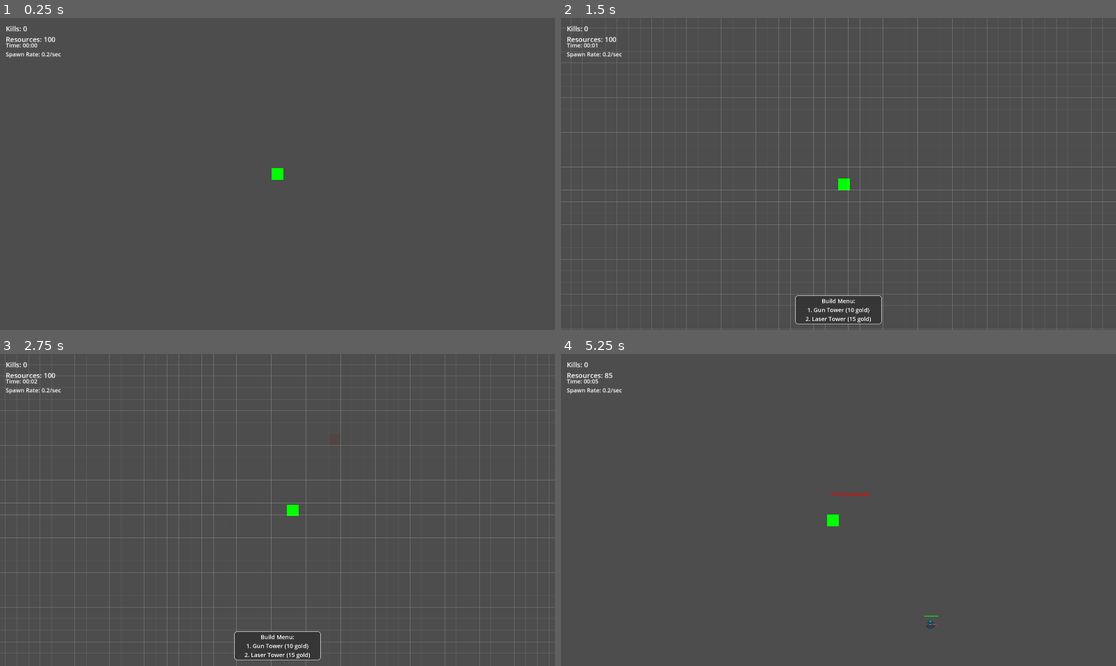
Above: before the commit, frames 1-4 (two rows, left to right).
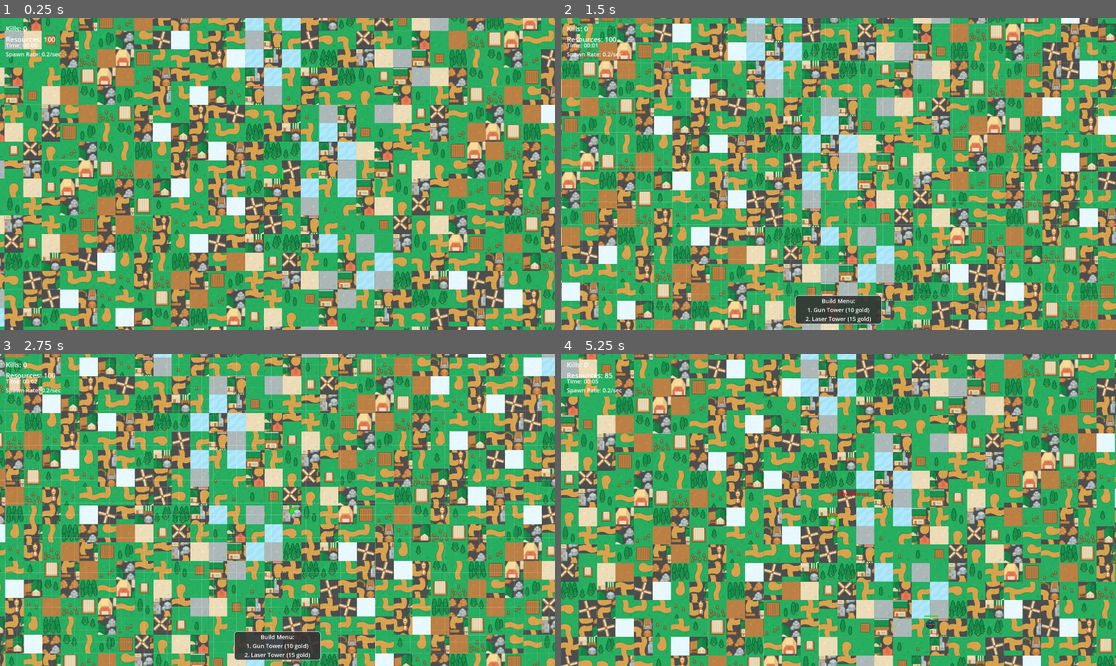
Above: after the commit, the same moments.

Repository: Sephon/testaiproject
Game: Godot game, scene res://Main.tscn
The game is run twice, just before and just after one commit, with the same random seed, the same clock (stepped at 60 frames per second) and the same inputs.
Inputs (mouse positions are in pixels of both pictures, inside the frame that each line leads up to):
- Up to frame 1 (0.25 s): no input
- Up to frame 2 (1.5 s): tap Enter (ui_accept) at 0.5, 0.6, 0.77, 1.07 s; move the mouse to (960, 158) at 0.52 s; hold Right (ui_right) 0.53-1.28 s; click (960, 158) at 0.67 s; move the mouse to (727, 189) at 1.27 s; hold Down (ui_down) from 1.28 s (still down); tap B at 1.35 s
- Up to frame 3 (2.75 s): tap Enter (ui_accept) at 1.52, 1.55, 1.82, 2.3 s; move the mouse to (333, 441) at 2.02 s; release Down (ui_down) at 2.03 s; hold Right (ui_right) from 2.03 s (still down); hold 1 from 2.03 s (still down)
- Up to frame 4 (5.25 s): move the mouse to (810, 572) at 2.77 s; release Right (ui_right) at 2.78 s; release 1 at 2.78 s; hold Up (ui_up) 2.78-3.53 s; tap 2 at 2.85 s; click (810, 572) at 2.92 s; tap Enter (ui_accept) at 3.02, 3.05, 3.32, 3.6, 3.77, 4.07, 4.52, 4.55, 4.82 s; move the mouse to (1005, 556) at 3.52 s; hold Left (ui_left) 3.53-5.03 s; move the mouse to (672, 463) at 4.27 s; tap B at 4.35 s; move the mouse to (866, 510) at 5.02 s; hold Down (ui_down) from 5.03 s (still down); hold 1 from 5.03 s (still down); click (866, 510) at 5.17 s

The runs differ from the first frame. In frame 1, 89% of the frame differs, in the area x 0-100%, y 0-100%; in frame 2, 87%; in frame 3, 87%; in frame 4, 89%.

Commit message:
Added a tileset and chunk-loading for the map

Diff:
--- a/testaiproject/Main.gd
+++ b/testaiproject/Main.gd
@@ -21,6 +21,15 @@
 var world_size = Vector2(20000, 20000)  # Large playing field
 var world_center = world_size / 2  # Center of the world
 
+# Tilemap variables
+var tile_size = 64  # Size of each tile in pixels
+var chunk_size = 16  # Number of tiles per chunk (16x16 tiles)
+var loaded_chunks = {}  # Dictionary to store loaded chunks
+var chunk_container: Node2D  # Container for all chunks
+var tilemap_texture: Texture2D  # The spritesheet texture
+var tiles_per_row = 8  # Number of tiles per row in spritesheet (550/64 ≈ 8)
+var total_tiles = 64  # Total number of tiles in spritesheet
+
 # Camera variables
 var camera: Camera2D
 var camera_smoothing = 0.1  # Camera smoothing factor
@@ -88,6 +97,13 @@
 	# Initialize game objects
 	$Player.position = world_center  # Start player in center of world
 
+	# Load tilemap texture
+	tilemap_texture = load("res://TileSheet/medievalRTS_spritesheet.png")
+
+	# Create chunk container
+	chunk_container = Node2D.new()
+	add_child(chunk_container)
+
 	# Setup audio player for coin sound
 	coin_audio_player = AudioStreamPlayer.new()
 	coin_audio_player.stream = coin_sound
@@ -171,6 +187,9 @@
 
 		# Update spawn interval based on time
 		update_spawn_interval()
+
+		# Update visible chunks based on camera position
+		update_visible_chunks()
 
 		grid_container.visible = build_menu_visible
 
@@ -594,6 +613,11 @@
 	game_over_container.visible = true
 
 func restart_game() -> void:
+	# Clear all chunks
+	for chunk in loaded_chunks.values():
+		chunk.queue_free()
+	loaded_chunks.clear()
+
 	# Reset game state
 	player_dead = false
 	player_destroyed = false
@@ -685,3 +709,85 @@
 	for line in grid_lines:
 		line.width = line_width
 		line.default_color.a = opacity
+
+func update_visible_chunks() -> void:
+	if not is_instance_valid($Player):
+		return
+
+	var player_pos = $Player.position
+	var chunk_x = floor(player_pos.x / (chunk_size * tile_size))
+	var chunk_y = floor(player_pos.y / (chunk_size * tile_size))
+
+	# Calculate visible chunk range based on camera zoom
+	var visible_range = ceil(2.0 / camera_zoom.x)  # Adjust range based on zoom level
+
+	# Unload chunks that are too far away
+	var chunks_to_remove = []
+	for chunk_key in loaded_chunks:
+		var chunk_pos = chunk_key.split(",")
+		var cx = int(chunk_pos[0])
+		var cy = int(chunk_pos[1])
+
+		if abs(cx - chunk_x) > visible_range or abs(cy - chunk_y) > visible_range:
+			chunks_to_remove.append(chunk_key)
+
+	for chunk_key in chunks_to_remove:
+		loaded_chunks[chunk_key].queue_free()
+		loaded_chunks.erase(chunk_key)
+
+	# Load new chunks in visible range
+	for x in range(chunk_x - visible_range, chunk_x + visible_range + 1):
+		for y in range(chunk_y - visible_range, chunk_y + visible_range + 1):
+			var chunk_key = str(x) + "," + str(y)
+			if not loaded_chunks.has(chunk_key):
+				create_chunk(x, y)
+
+func create_chunk(chunk_x: int, chunk_y: int) -> void:
+	var chunk = Node2D.new()
+	chunk_container.add_child(chunk)
+
+	# Calculate chunk position
+	var chunk_pos = Vector2(
+		chunk_x * chunk_size * tile_size,
+		chunk_y * chunk_size * tile_size
+	)
+	chunk.position = chunk_pos
+
+	# Create tiles for this chunk
+	for x in range(chunk_size):
+		for y in range(chunk_size):
+			# Calculate world position for this tile
+			var tile_pos = Vector2(x * tile_size, y * tile_size)
+
+			# Generate a deterministic tile index based on position
+			var tile_index = get_tile_index(chunk_x * chunk_size + x, chunk_y * chunk_size + y)
+
+			# Create sprite for this tile
+			var sprite = Sprite2D.new()
+			sprite.texture = tilemap_texture
+			sprite.region_enabled = true
+			sprite.region_rect = get_tile_region(tile_index)
+			sprite.position = tile_pos
+			chunk.add_child(sprite)
+
+	# Store chunk reference
+	loaded_chunks[str(chunk_x) + "," + str(chunk_y)] = chunk
+
+func get_tile_index(x: int, y: int) -> int:
+	# Use a simple hash function to generate deterministic tile indices
+	var hash = (x * 73856093) ^ (y * 19349663)
+	return abs(hash) % total_tiles
+
+func get_tile_region(tile_index: int) -> Rect2:
+	var row = tile_index / tiles_per_row
+	var col = tile_index % tiles_per_row
+
+	# Calculate region in the spritesheet
+	var region = Rect2(
+		col * tile_size,
+		row * tile_size,
+		tile_size,
+		tile_size
+	)
+
+	return region
Binary file added: testaiproject/Tilesheet/medievalRTS_spritesheet.png
Not shown, added: testaiproject/Tilesheet/medievalRTS_spritesheet.png.import
